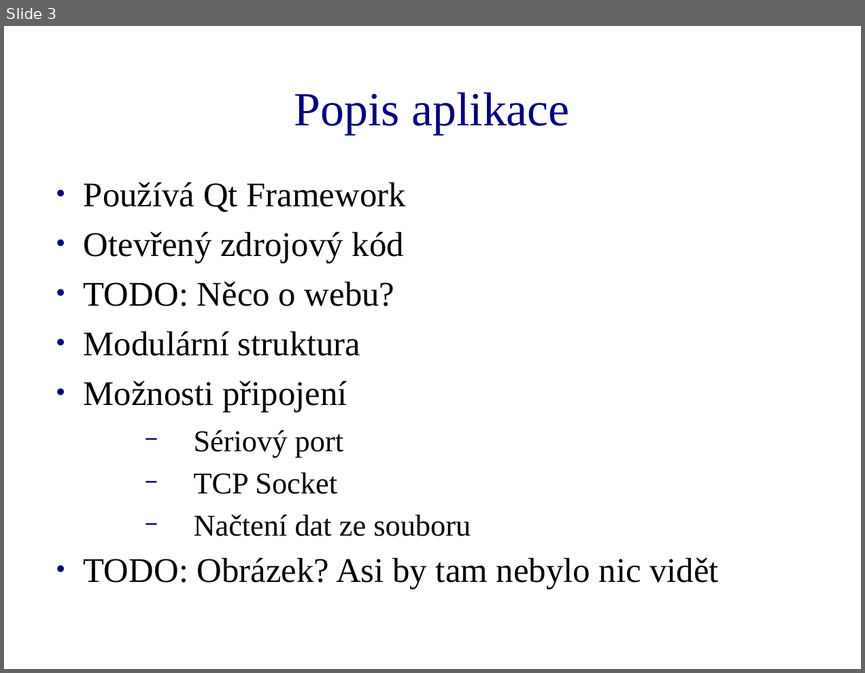
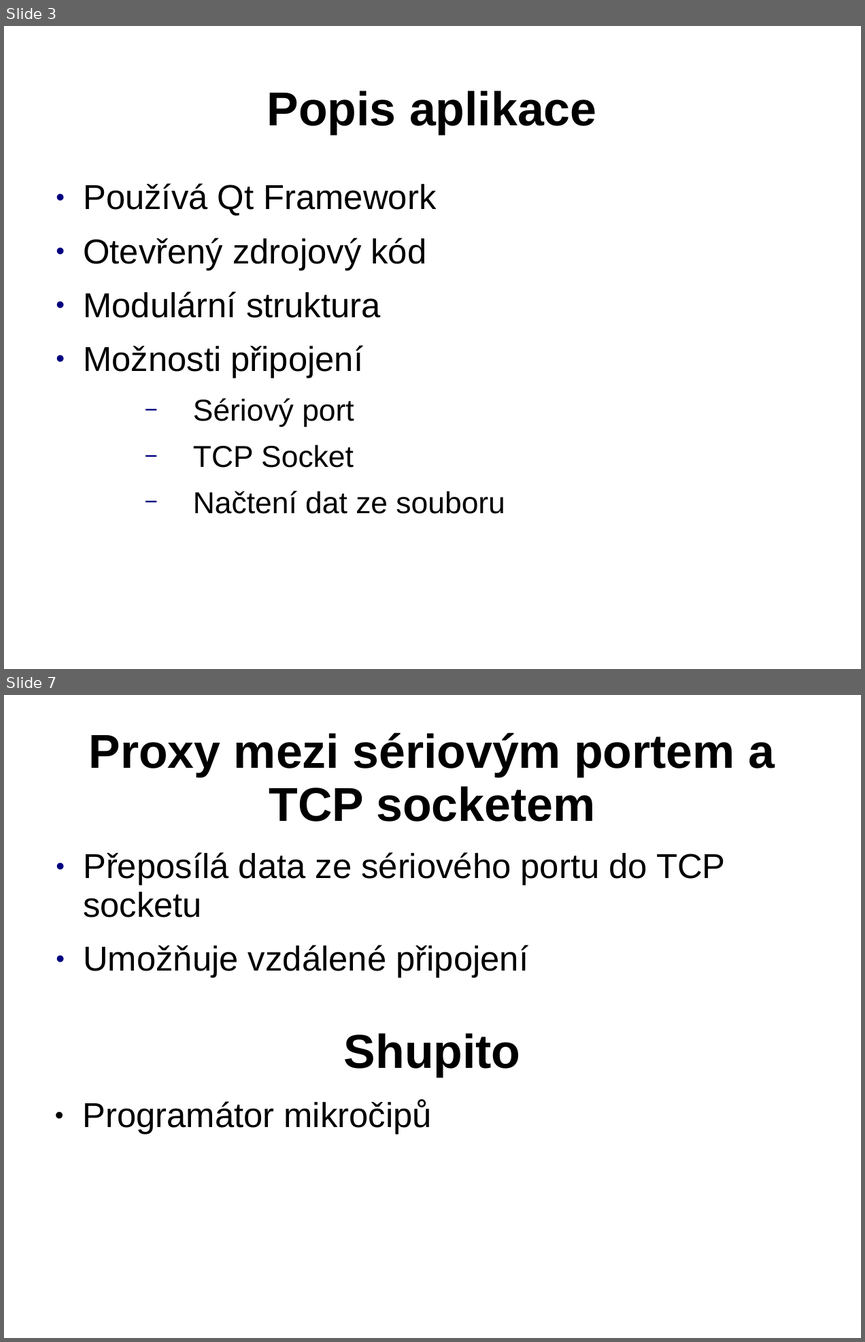
Before and after one commit to Tasssadar/soc, a slide deck: prezentace.ppt. Shown one above the other, each under a label of ours: slide 3 before the commit, slides 3 and 7 after it; the slides between them are not shown. The pictures are 865x673 and 865x1342 pixels, drawn with LibreOffice and Linux fonts; fonts in the diff are those of the drawing; background and template pictures are left out. Boxes give left, top, right and bottom in pixels: in the first picture for what was removed or moved away, otherwise in the second. Text is boxed around its words. In the diff, an @@ line names an element or a change of style, - is before the commit and + after.

```diff
--- a/prezentace.ppt
+++ b/prezentace.ppt
@@ slide 7 added at [4,695,861,1338], background picture (left out) @@
@@ title added at [89,732,774,821], 44 pt, text #000000, bold @@
+Proxy mezi sériovým portem a TCP socketem
@@ text added at [83,852,725,978], 32 pt, text #000000 @@
+● Přeposílá data ze sériového portu do TCP socketu
+● Umožňuje vzdálené připojení
@@ text added at [344,1033,521,1076], 44 pt, text #000000, bold @@
+Shupito
@@ text added at [82,1100,432,1134], 32 pt, text #000000 @@
+● Programátor mikročipů
@@ slide 3 changed as well @@
@@ title "Popis aplikace" at [267,91,596,135]: font Times New Roman to Arial, text colour #000080 to #000000, bold on @@
@@ text "Používá Qt Framework" at [83,183,504,514]: font Times New Roman to Arial; line spacing 0.83 to 0.93; indent changed @@
@@ text at [84,281,395,306]: paragraph removed @@
-● TODO: Něco o webu?
@@ text at [84,557,718,588]: paragraph removed @@
-● TODO: Obrázek? Asi by tam nebylo nic vidět
```
Also in this commit, not shown: 2 other slides changed, 5 other slides added, 2 slides removed.
